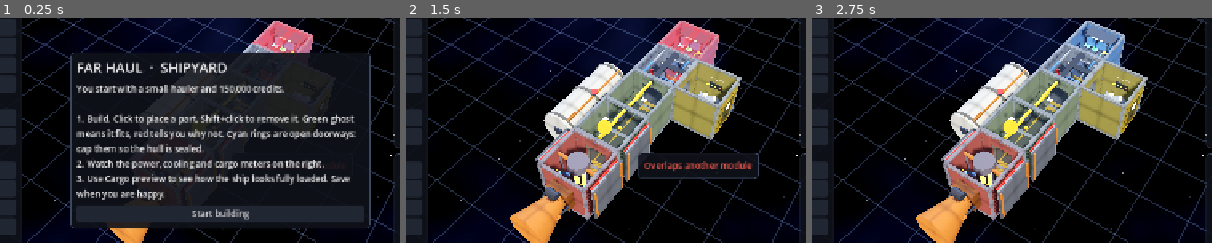
Above: before the commit, frames 1-3 (left to right).
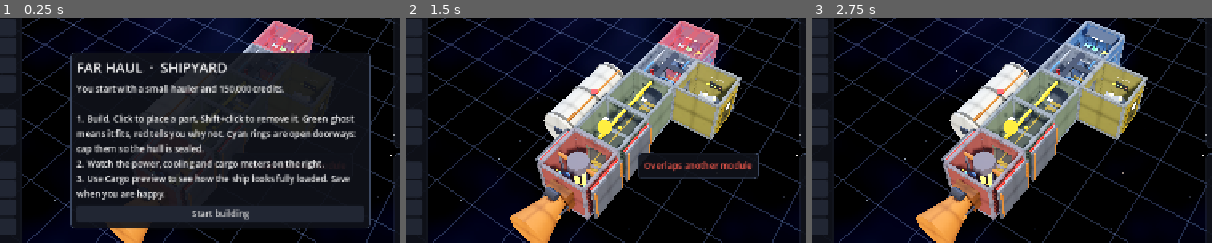
Above: after the commit, the same moments.

Repository: benjaminarthurt/FarHaul
Game: Godot game, scene res://scenes/main.tscn
The game is run twice, just before and just after one commit, with the same random seed, the same clock (stepped at 60 frames per second) and the same inputs. This scene is started directly instead of the project's main scene.
Inputs (mouse positions are % of the whole screen's width and height, from its top left):
- Up to frame 1 (0.25 s): no input
- Up to frame 2 (1.5 s): click (85, 8) at 0.52 s; type "Alex" at 0.6 s; click "Start building" at 1.25 s
- Up to frame 3 (2.75 s): click "1 Corridor 2,000" at 2 s
The pictures show only the part of the screen within x 22-72%, y 23-73%; the shares and areas given below are measured in that part.

The runs differ from the first frame. In frame 1, 0.2% of the frame differs, in the area x 66-77%, y 3-16%; in frame 2, 0.2%; in frame 3, 0.3%, in the area x 65-77%, y 4-21%.

Commit message:
Cockpit gets real windows: a windscreen and two side windows cut into the hull
Co-Authored-By: Claude Sonnet 5.5 <noreply@anthropic.com>
Claude-Session: https://claude.ai/code/session_017WQZxixKYwD8gqsFUSbatN

Diff:
--- a/scripts/interiors.gd
+++ b/scripts/interiors.gd
@@ -79,12 +79,10 @@
 	var trim := flat(Color(0.24, 0.27, 0.32), 0.6, 0.3)
 	var metal := flat(Color(0.16, 0.17, 0.2), 0.5, 0.5)
 
-	# Windscreen: big glass panel with mullions on the front wall.
-	_b(root, Vector3(0, 0.3, -WALL_IN + 0.03), Vector3(2.7, 1.25, 0.04), glass(Color(0.35, 0.6, 0.9), 0.45))
-	for x in [-1.35, -0.45, 0.45, 1.35]:
-		_b(root, Vector3(x, 0.3, -WALL_IN + 0.07), Vector3(0.1, 1.38, 0.1), trim)
-	for y in [-0.38, 0.98]:
-		_b(root, Vector3(0, y, -WALL_IN + 0.07), Vector3(2.8, 0.1, 0.1), trim)
+	# Windscreen: the glass is part of the hull wall (see ModuleDef); these are the inner mullions.
+	for x in [-0.4, 0.4]:
+		_b(root, Vector3(x, 0.4, -WALL_IN + 0.06), Vector3(0.08, 1.2, 0.08), trim)
+	_b(root, Vector3(0, 1.02, -WALL_IN + 0.06), Vector3(2.5, 0.08, 0.08), trim)
 
 	# Dash: solid body, sloped top carrying screens and rows of switches.
 	_b(root, Vector3(0, FLOOR + 0.42, -1.12), Vector3(2.8, 0.84, 0.7), dark)
--- a/scripts/module_def.gd
+++ b/scripts/module_def.gd
@@ -215,6 +215,11 @@
 		v_axis = 1
 
 	var h := ShipGrid.CELL * 0.5
+	if not is_door and helm and axis != 1:
+		# A flight deck needs to see out: a big windscreen at the front, a smaller window each side.
+		var win := Rect2(-1.2, -0.2, 2.4, 1.2) if axis == 2 else Rect2(-0.55, -0.1, 1.1, 0.8)
+		_add_windowed_wall(root, center, axis, sgn, u_axis, v_axis, win, mat)
+		return
 	if not is_door:
 		_add_panel(root, center, axis, sgn, u_axis, v_axis, Rect2(-h, -h, ShipGrid.CELL, ShipGrid.CELL), mat)
 		return
@@ -234,6 +239,51 @@
 	for r in strips:
 		if r.size.x > 0.001 and r.size.y > 0.001:
 			_add_panel(root, center, axis, sgn, u_axis, v_axis, r, mat)
+
+
+## A solid wall with a rectangular window: four strips around the opening, a pane of glass in it,
+## and a frame so the window reads from outside as well as in.
+func _add_windowed_wall(root: Node3D, center: Vector3, axis: int, sgn: float, u_axis: int, v_axis: int, hole: Rect2, mat: Material) -> void:
+	var h := ShipGrid.CELL * 0.5
+	var strips: Array[Rect2] = [
+		Rect2(-h, -h, hole.position.x + h, ShipGrid.CELL),
+		Rect2(hole.end.x, -h, h - hole.end.x, ShipGrid.CELL),
+		Rect2(hole.position.x, hole.end.y, hole.size.x, h - hole.end.y),
+		Rect2(hole.position.x, -h, hole.size.x, hole.position.y + h),
+	]
+	for r in strips:
+		if r.size.x > 0.001 and r.size.y > 0.001:
+			_add_panel(root, center, axis, sgn, u_axis, v_axis, r, mat)
+	var along := sgn * (h - WALL_T * 0.5)
+	var pane := Vector3.ZERO
+	pane[axis] = 0.03
+	pane[u_axis] = hole.size.x
+	pane[v_axis] = hole.size.y
+	var off := Vector3.ZERO
+	off[axis] = along
+	off[u_axis] = hole.position.x + hole.size.x * 0.5
+	off[v_axis] = hole.position.y + hole.size.y * 0.5
+	_add_box(root, center + off, pane, Interiors.glass(Color(0.35, 0.6, 0.9), 0.35))
+	# Frame: slightly proud of the outer face, in the module's trim colour.
+	var trim := _mat(color.lerp(Color(0.50, 0.54, 0.60), 0.8), 1.0)
+	var t := 0.07
+	var out := sgn * (h + 0.015)
+	var edges := [
+		[Vector2(hole.position.x + hole.size.x * 0.5, hole.position.y - t * 0.5), Vector2(hole.size.x + t * 2.0, t)],
+		[Vector2(hole.position.x + hole.size.x * 0.5, hole.end.y + t * 0.5), Vector2(hole.size.x + t * 2.0, t)],
+		[Vector2(hole.position.x - t * 0.5, hole.position.y + hole.size.y * 0.5), Vector2(t, hole.size.y)],
+		[Vector2(hole.end.x + t * 0.5, hole.position.y + hole.size.y * 0.5), Vector2(t, hole.size.y)],
+	]
+	for e in edges:
+		var fb := Vector3.ZERO
+		fb[axis] = 0.05
+		fb[u_axis] = e[1].x
+		fb[v_axis] = e[1].y
+		var fo := Vector3.ZERO
+		fo[axis] = out
+		fo[u_axis] = e[0].x
+		fo[v_axis] = e[0].y
+		_add_box(root, center + fo, fb, trim)
 
 
 func _add_panel(root: Node3D, center: Vector3, axis: int, sgn: float, u_axis: int, v_axis: int, r: Rect2, mat: Material) -> void:
Binary file changed: site/img/builder-cargo.jpg
Binary file changed: site/img/builder.jpg
Binary file added: site/img/cockpit-outside.jpg
Binary file changed: site/img/cockpit.jpg
Not shown, changed: site/index.html
Not shown, changed: site/play/index.pck
